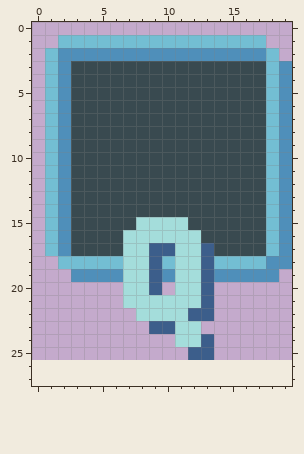
Pixel-art sprite, stored at assets/ui/spell-slot-q.png. The picture above was drawn from the file before the commit.
The file is 40x52 pixels, drawn in blocks of 2x2; one block is one cell here. The old version is drawn lined up with the new one, on the new canvas.
Once edited:
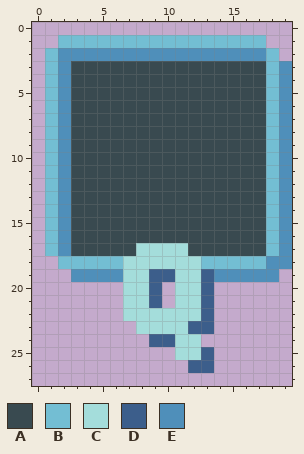
Palette (. is transparent): A #394a50  B #73bed3  C #a4dddb  D #3c5e8b  E #4f8fba
From old to new:
canvas 20x26 -> 20x28
Colour C gives way to colour A in row 15 at x 8 to 11; in row 16 at x 7 to 12; in row 17 at x 7 and 12.
Colour D gives way to colour A in row 17 at x 13.
Colour D gives way to colour B in row 18 at x 13.
The edit adds colour C in row 22 at x 7; in row 23 at x 8; in row 25 at x 11.
Colour B gives way to colour C in row 18 at x 10.
Colour D gives way to colour C in row 17 at x 9 to 10; in row 18 at x 9; in row 22 at x 12; in row 23 at x 9 to 10; in row 25 at x 12.
The edit adds colour D in row 23 at x 13; in row 24 at x 9 to 10; in row 26 at x 12 to 13.
Colour C gives way to colour D in row 21 at x 9; in row 23 at x 12.
Colour E gives way to colour D in row 19 at x 10.
The edit erases colour C in row 21 at x 10.
The edit erases colour D in row 24 at x 13.
